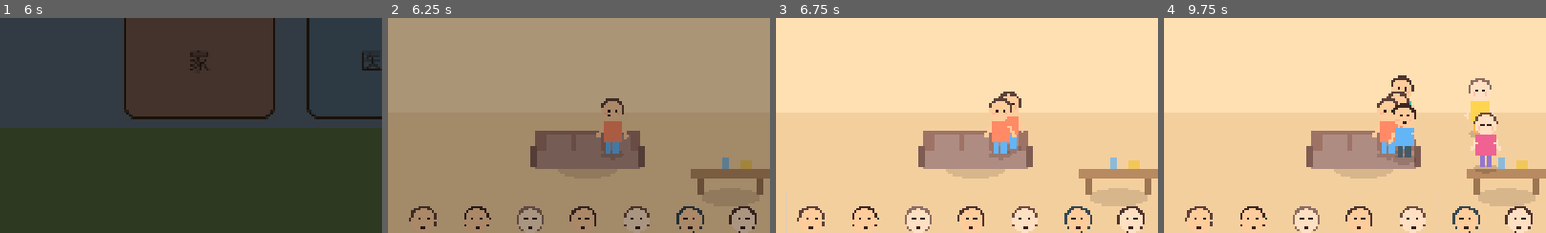
Above: before the commit, frames 1-4 (left to right).
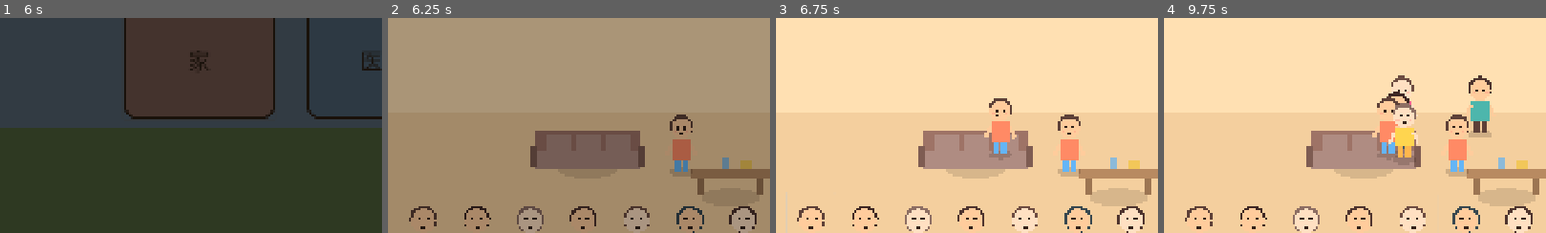
Above: after the commit, the same moments.

Repository: 675435543/MiniLifeWorld
Game: Godot game, scene res://scenes/main/main_menu.tscn
Same seed, same stepped clock (60 frames per second), same inputs: the game is played once before the commit and once after it.
Inputs (mouse positions are % of the whole screen's width and height, from its top left):
- Up to frame 1 (6 s): click "开始游戏" at 0.5 s; click "家" at 1.25 s; click "地图" at 2 s; click "医院" at 2.75 s; click "地图" at 3.5 s; click "学校" at 4.25 s; click "地图" at 5 s; click "家" at 5.75 s
- Up to frame 2 (6.25 s): no input
- Up to frame 3 (6.75 s): click (5, 89) at 6.52 s
- Up to frame 4 (9.75 s): click (12, 89) at 7.27 s; click (19, 89) at 8.02 s; click (26, 89) at 8.77 s; click (32, 89) at 9.52 s
The pictures show only the part of the screen within x 0-50%, y 40-90%; the shares and areas given below are measured in that part.

Frame 1 is identical in both runs. In frame 2, 1.8% of the frame differs, in the area x 54-80%, y 37-74%; in frame 3, 1.4%; in frame 4, 5.1%, in the area x 56-89%, y 26-74%.

Commit message:
M5: save system - auto save on scene exit/close, restore characters position and outfit

Diff:
--- a/scripts/autoload/save_manager.gd
+++ b/scripts/autoload/save_manager.gd
@@ -1,6 +1,6 @@
 extends Node
 ## 存档管理（Autoload: SaveManager）
-## 存档写入 user://save.json，场景切换/退出时自动保存。
+## user://save.json；场景切换 / 场景退出 / 关闭窗口时自动保存。
 
 const SAVE_PATH := "user://save.json"
 
@@ -10,6 +10,14 @@
 func _ready() -> void:
 	data = _default_data()
 	load_game()
+	# 关闭窗口/安卓返回键时先存档再退出
+	get_tree().set_auto_accept_quit(false)
+
+
+func _notification(what: int) -> void:
+	if what == NOTIFICATION_WM_CLOSE_REQUEST or what == NOTIFICATION_WM_GO_BACK_REQUEST:
+		save_game()
+		get_tree().quit()
 
 
 func _default_data() -> Dictionary:
@@ -47,3 +55,15 @@
 func mark_tutorial_seen() -> void:
 	data["tutorial_seen"] = true
 	save_game()
+
+
+## 某场景的已保存状态（角色列表等），没有则返回空字典
+func scene_state(scene_id: String) -> Dictionary:
+	var states: Dictionary = data.get("scene_states", {})
+	return states.get(scene_id, {})
+
+
+func set_scene_state(scene_id: String, state: Dictionary) -> void:
+	var states: Dictionary = data.get("scene_states", {})
+	states[scene_id] = state
+	data["scene_states"] = states
--- a/scripts/characters/character.gd
+++ b/scripts/characters/character.gd
@@ -45,6 +45,13 @@
 func apply_outfit(color: Color) -> void:
 	_shirt_override = color
 	queue_redraw()
+
+
+## 当前衣服颜色（存档用）
+func shirt_color() -> Color:
+	if _shirt_override.a > 0.0:
+		return _shirt_override
+	return Color(str(palette.get("shirt", "#FF8A65")))
 
 
 func begin_drag() -> void:
--- a/scripts/scenes/scene_base.gd
+++ b/scripts/scenes/scene_base.gd
@@ -26,9 +26,50 @@
 		back_btn.pressed.connect(_on_back)
 	_build_avatar_bar()
 	_build_item_bar()
+	_restore_or_spawn(info)
+
+
+func _exit_tree() -> void:
+	_save_scene_state()
+
+
+func _restore_or_spawn(info: Dictionary) -> void:
+	var chars := get_node("Characters")
+	var saved: Dictionary = SaveManager.scene_state(scene_id)
+	var list: Array = saved.get("characters", [])
+	if not list.is_empty():
+		for entry in list:
+			if typeof(entry) != TYPE_DICTIONARY:
+				continue
+			var e: Dictionary = entry
+			var c := CHARACTER_SCENE.instantiate() as Character
+			c.char_id = str(e.get("id", ""))
+			chars.add_child(c)
+			var p: Array = e.get("pos", [0.0, 0.0])
+			c.position = Vector2(float(p[0]), float(p[1]))
+			var outfit := str(e.get("outfit", ""))
+			if not outfit.is_empty():
+				c.apply_outfit(Color("#" + outfit))
+		return
+	spawn_character(str(info.get("default_character", "mom")))
+
+
+func _save_scene_state() -> void:
 	var chars := get_node_or_null("Characters")
-	if chars and chars.get_child_count() == 0:
-		spawn_character(str(info.get("default_character", "mom")))
+	if chars == null:
+		return
+	var list := []
+	for child in chars.get_children():
+		var ch := child as Character
+		if ch == null:
+			continue
+		list.append({
+			"id": ch.char_id,
+			"pos": [ch.position.x, ch.position.y],
+			"outfit": ch.shirt_color().to_html(false),
+		})
+	SaveManager.set_scene_state(scene_id, {"characters": list})
+	SaveManager.save_game()
 
 
 func _process(_delta: float) -> void:
--- a/tests/ui_probe_runner.gd
+++ b/tests/ui_probe_runner.gd
@@ -125,9 +125,29 @@
 	else:
 		print("UI_PROBE: 换装 OK")
 
+	# ---- M5：存档恢复（退出场景 → 重新进入应恢复位置/服装）----
+	var saved_shirt: Color = c.shirt_color()
+	var saved_x: float = c.position.x
+	room.queue_free()
+	await _frames(3)
+	var room2: Control = load("res://scenes/home/home.tscn").instantiate()
+	add_child(room2)
+	await _frames(3)
+	var chars2: Node = room2.get_node("Characters")
+	if chars2.get_child_count() < 1:
+		_fail("存档恢复后角色缺失")
+	else:
+		var c2: Node2D = chars2.get_child(0)
+		var pos_ok := absf(c2.position.x - saved_x) <= 1.5
+		var shirt_ok: bool = c2.shirt_color().to_html(false) == saved_shirt.to_html(false)
+		if pos_ok and shirt_ok:
+			print("UI_PROBE: 存档恢复 OK")
+		else:
+			_fail("存档恢复不符 pos=%f/%f shirt=%s/%s" % [c2.position.x, saved_x, c2.shirt_color().to_html(false), saved_shirt.to_html(false)])
+	room2.queue_free()
+	await _frames(2)
+
 	# ---- M3：医院场景 ----
-	room.queue_free()
-	await _frames(2)
 	var hospital: Control = load("res://scenes/hospital/hospital.tscn").instantiate()
 	add_child(hospital)
 	await _frames(2)
Not shown, changed: 接管.md
